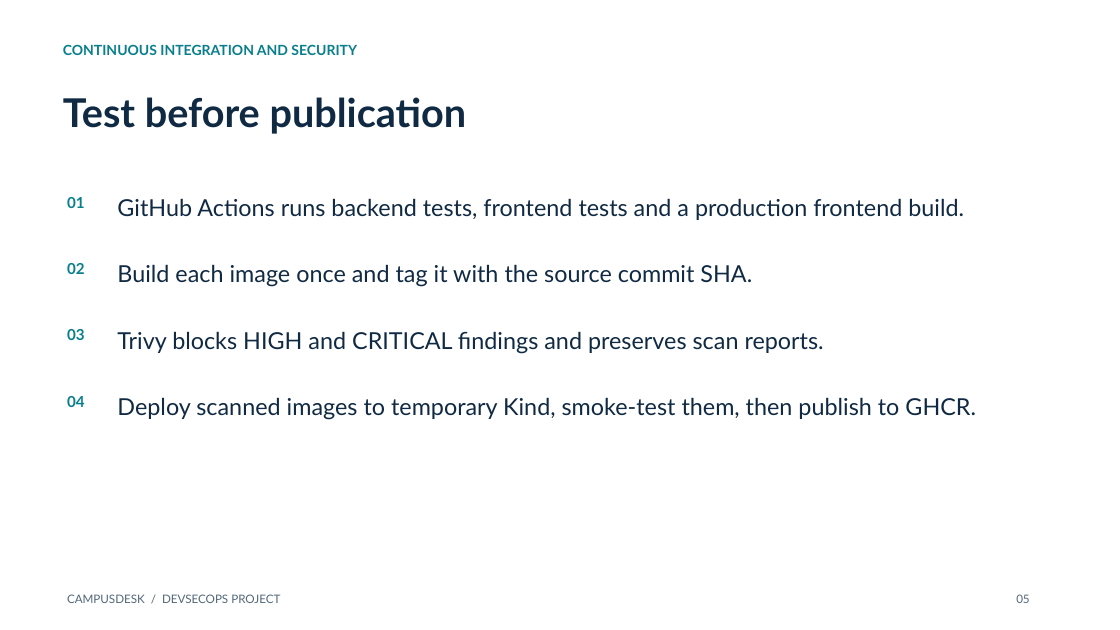
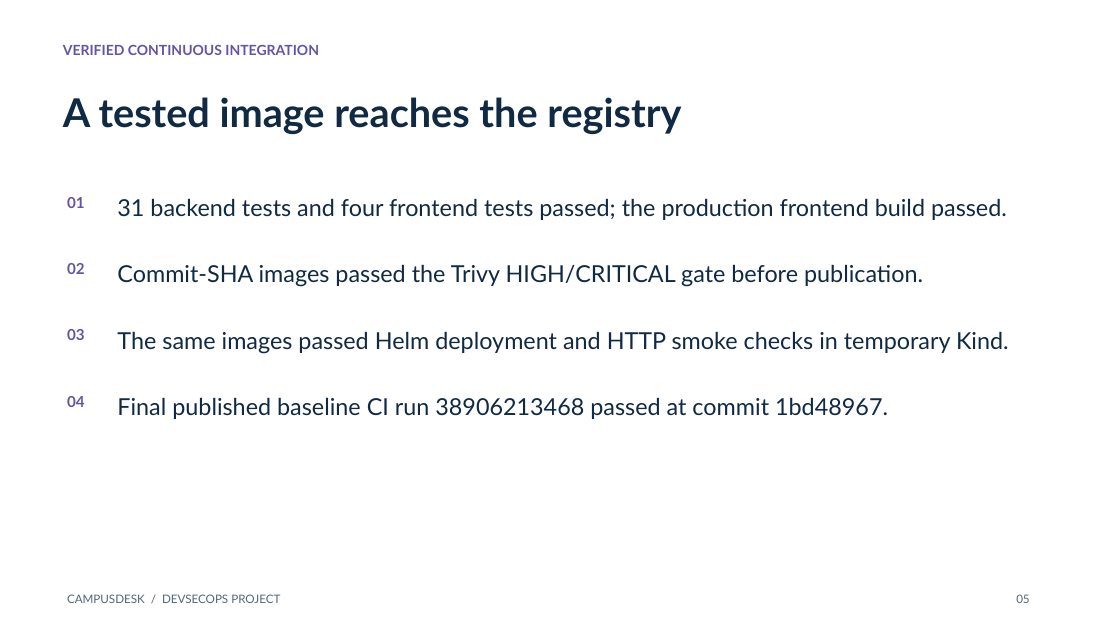
Before and after one commit to AJ5831A/campusdesk-devsecops, a slide deck: slide 5 of demo/presentation.pptx. Drawn at 1120x630 pixels with LibreOffice and Linux fonts; fonts in the diff are those of the drawing. Boxes give left, top, right and bottom in pixels: in the first picture for what was removed or moved away, otherwise in the second. Text is boxed around its words. In the diff, an @@ line names an element or a change of style, - is before the commit and + after.

```diff
--- a/demo/presentation.pptx
+++ b/demo/presentation.pptx
@@ text at (63, 45, 319, 55): text changed; text colour #087F8C to #6554A4 @@
-CONTINUOUS INTEGRATION AND SECURITY
+VERIFIED CONTINUOUS INTEGRATION
@@ text at (63, 97, 681, 134): text changed @@
-Test before publication
+A tested image reaches the registry
@@ text at (117, 198, 1007, 220): text changed @@
-GitHub Actions runs backend tests, frontend tests and a production frontend build.
+31 backend tests and four frontend tests passed; the production frontend build passed.
@@ text at (117, 264, 923, 287): text changed @@
-Build each image once and tag it with the source commit SHA.
+Commit-SHA images passed the Trivy HIGH/CRITICAL gate before publication.
@@ text at (117, 331, 1009, 354): text changed @@
-Trivy blocks HIGH and CRITICAL findings and preserves scan reports.
+The same images passed Helm deployment and HTTP smoke checks in temporary Kind.
@@ text colour #087F8C to #6554A4 in 4 elements at (67, 197, 85, 208), (67, 263, 85, 274), (67, 329, 85, 340), (67, 396, 85, 407) @@
@@ text at (117, 397, 888, 419): text changed @@
-Deploy scanned images to temporary Kind, smoke-test them, then publish to GHCR.
+Final published baseline CI run 38906213468 passed at commit 1bd48967.
```
Also in this commit, not shown: 9 other slides changed, 8 other files.
